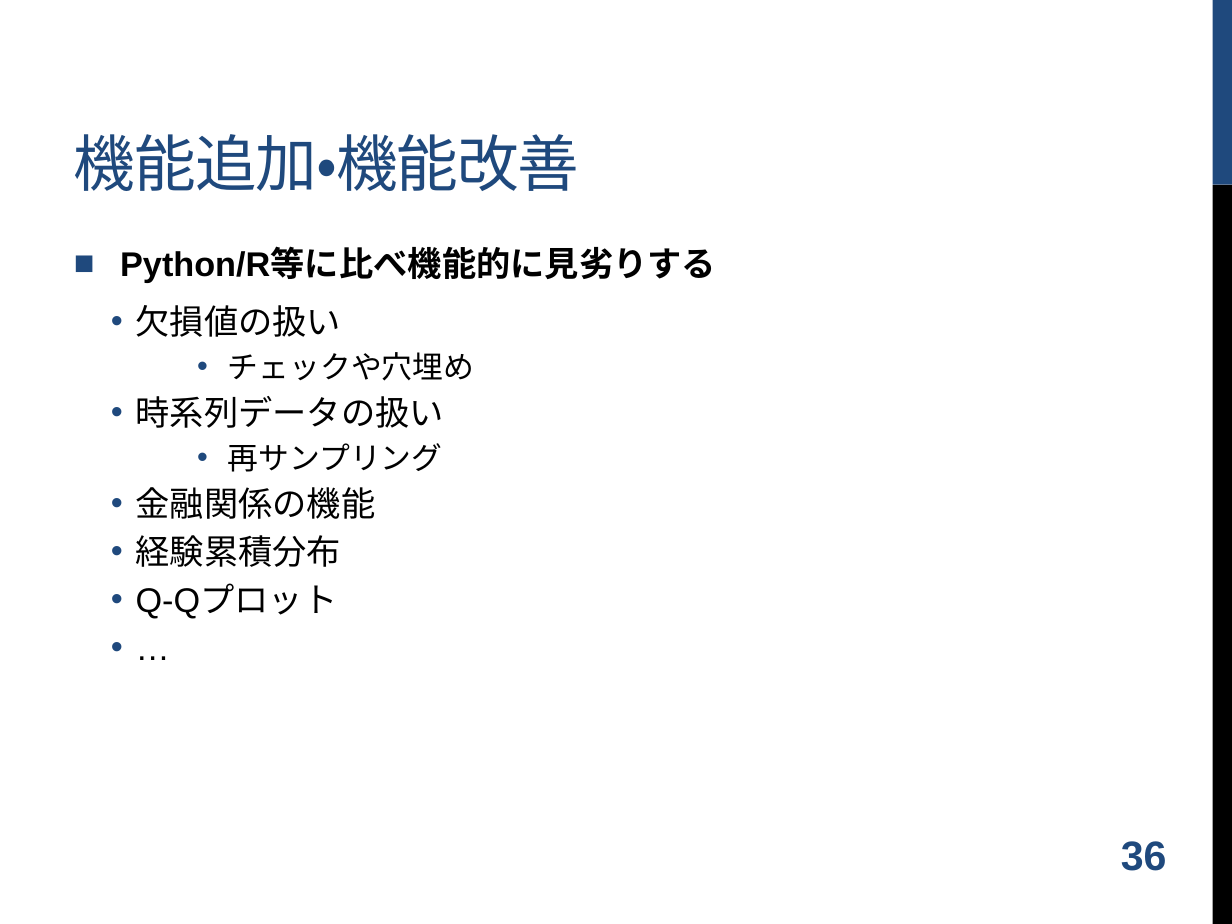
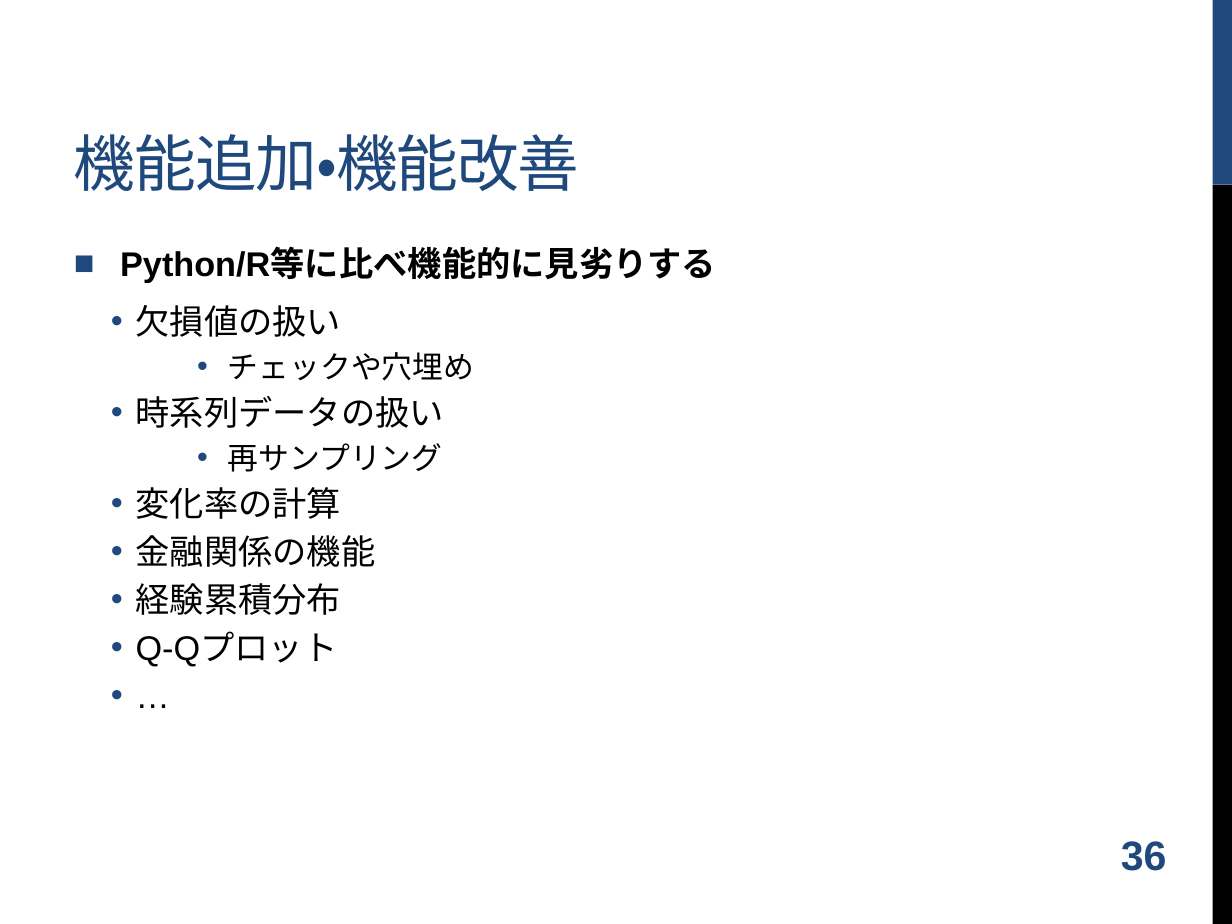
Before and after one commit to shugo/DCW2016, a slide deck: slide 37 of ruby_data_analysis.pptx. Drawn at 1232x924 pixels with LibreOffice and Linux fonts; fonts in the diff are those of the drawing; background and template pictures are left out. Boxes give left, top, right and bottom in pixels: in the first picture for what was removed or moved away, otherwise in the second. Text is boxed around its words. In the diff, an @@ line names an element or a change of style, - is before the commit and + after.

```diff
--- a/ruby_data_analysis.pptx
+++ b/ruby_data_analysis.pptx
@@ text at (x1=136, y1=487, x2=342, y2=519): paragraph added @@
+  • 変化率の計算
```
Also in this commit, not shown: 2 other files.
